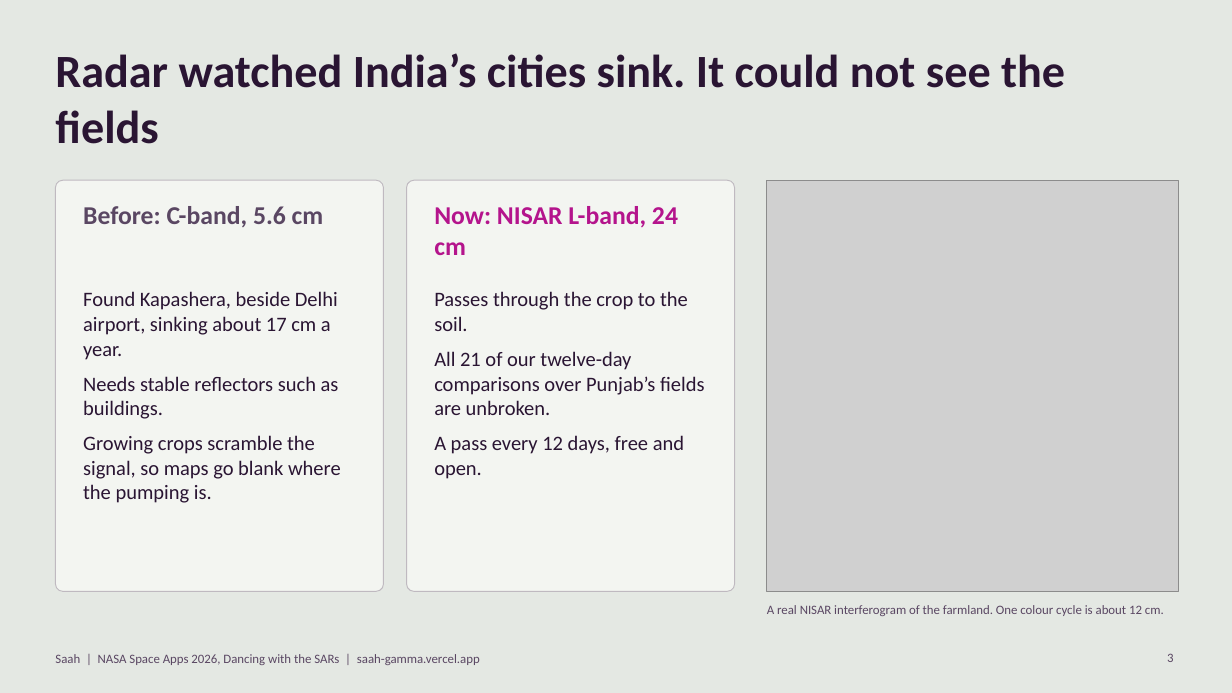
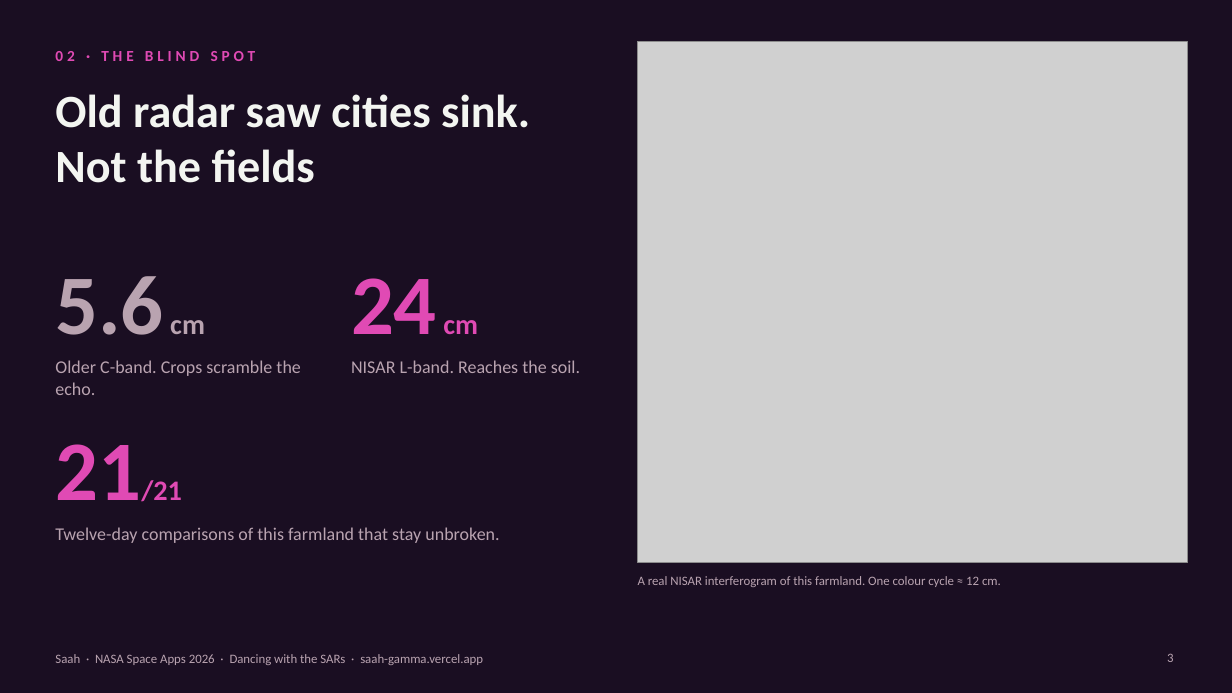
Before and after one commit to SoulBreaker9/Big-Hero-7, a slide deck: slide 3 of deck/Saah-SpaceApps-2026.pptx. Drawn at 1232x693 pixels with LibreOffice and Linux fonts; fonts in the diff are those of the drawing; grey boxes stand for pictures. Boxes give left, top, right and bottom in pixels: in the first picture for what was removed or moved away, otherwise in the second. Text is boxed around its words. In the diff, an @@ line names an element or a change of style, - is before the commit and + after.

```diff
--- a/deck/Saah-SpaceApps-2026.pptx
+++ b/deck/Saah-SpaceApps-2026.pptx
@@ background #E4E8E3 to #1A0E22 @@
@@ text added at [55, 51, 256, 61], 12 pt, text #E04AB4, bold @@
+02 · THE BLIND SPOT
@@ picture: place and size @@
-picture at [767, 180, 1178, 592]
+picture at [638, 42, 1188, 563]
@@ title at [55, 94, 530, 183]: text changed; text colour #2A1533 to #F3F5F1 @@
-Radar watched India’s cities sink. It could not see the fields
+Old radar saw cities sink. Not the fields
@@ rounded rectangle removed at [55, 180, 384, 592] @@
@@ rounded rectangle removed at [407, 180, 735, 592] @@
@@ text "5.6 cm" at [55, 276, 205, 335]: vertical alignment top to bottom @@
@@ text at [55, 276, 205, 335]: text changed; size 20 to 66 pt; text colour #5A4763 to #B9A3B0 @@
-Before: C-band, 5.6 cm
+5.6 cm
@@ text added at [351, 278, 478, 334], 66 pt, text #E04AB4, bold @@
+24 cm
@@ text at [55, 360, 300, 395]: text changed; size 16 to 14 pt; text colour #2A1533 to #B9A3B0 @@
-Found Kapashera, beside Delhi airport, sinking about 17 cm a year.
-Needs stable reflectors such as buildings.
-Growing crops scramble the signal, so maps go blank where the pumping is.
+Older C-band. Crops scramble the echo.
@@ text at [351, 360, 580, 373]: text changed; size 20 to 14 pt; text colour #B4148C to #B9A3B0; bold off @@
-Now: NISAR L-band, 24 cm
+NISAR L-band. Reaches the soil.
@@ text "21/21" at [55, 444, 182, 502]: vertical alignment top to bottom @@
@@ text at [55, 444, 182, 502]: text changed; size 16 to 22 pt; text colour #2A1533 to #E04AB4; bold on @@
-Passes through the crop to the soil.
-All 21 of our twelve-day comparisons over Punjab’s fields are unbroken.
-A pass every 12 days, free and open.
+21/21
@@ text added at [55, 527, 499, 543], 14 pt, text #B9A3B0 @@
+Twelve-day comparisons of this farmland that stay unbroken.
@@ text at [638, 576, 1001, 587]: text changed; text colour #5A4763 to #B9A3B0 @@
-A real NISAR interferogram of the farmland. One colour cycle is about 12 cm.
+A real NISAR interferogram of this farmland. One colour cycle ≈ 12 cm.
@@ text "A real NISAR interferogram of ..." at [638, 576, 1001, 587]: vertical alignment middle to top @@
@@ text at [55, 654, 483, 665]: text changed; text colour #5A4763 to #B9A3B0 @@
-Saah | NASA Space Apps 2026, Dancing with the SARs | saah-gamma.vercel.app
+Saah · NASA Space Apps 2026 · Dancing with the SARs · saah-gamma.vercel.app
@@ page number at [1167, 653, 1173, 662]: text colour #5A4763 to #B9A3B0 @@
```
Also in this commit, not shown: 2 other slides changed, 4 slides added, 4 slides removed, 27 other files.
